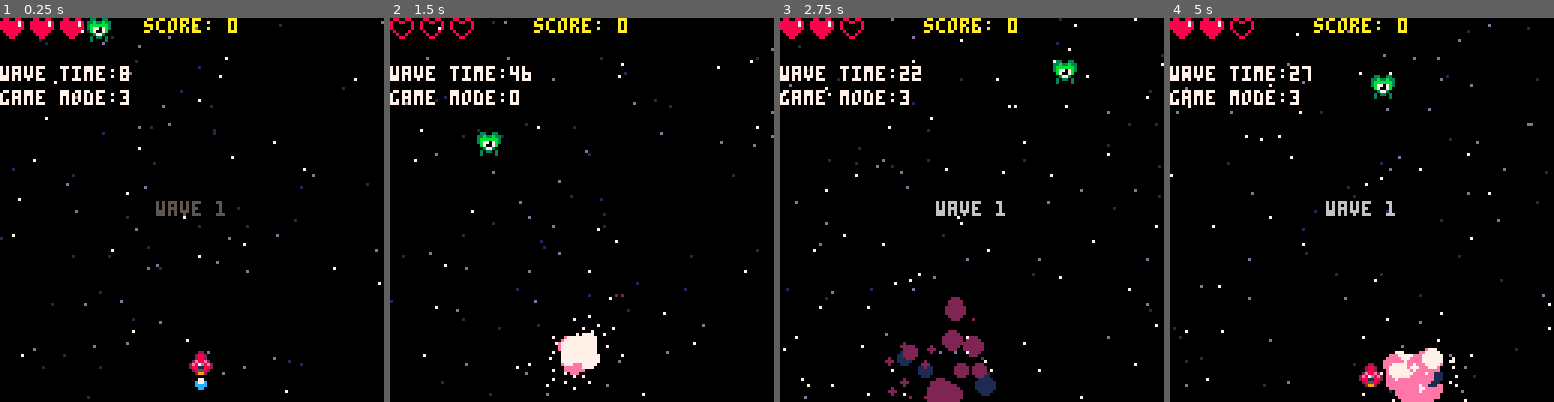
Above: before the commit, frames 1-4 (left to right).
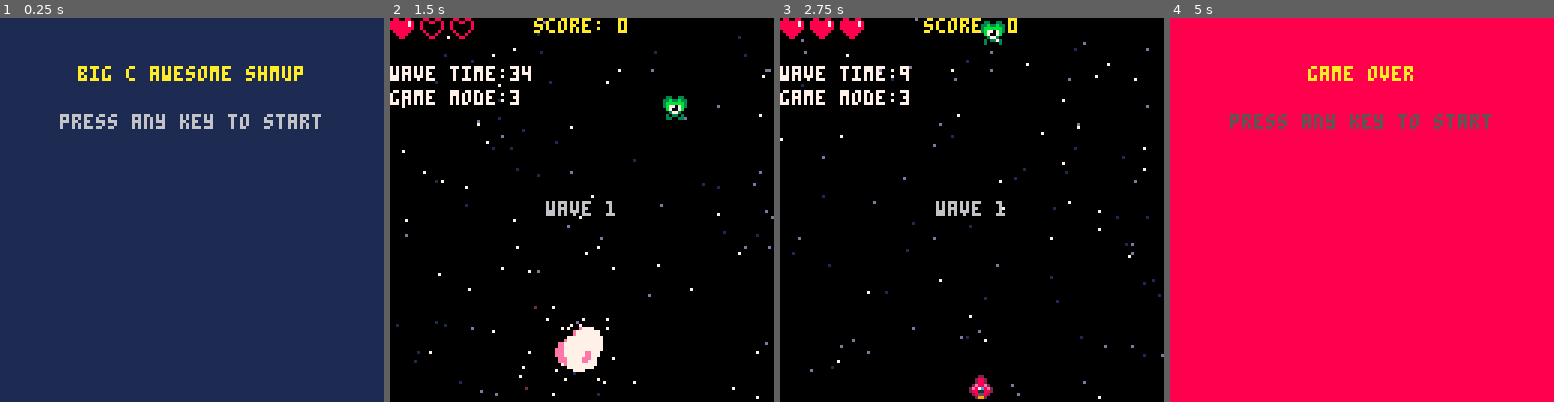
Above: after the commit, the same moments.

Repository: nascimento-cesar/pico-kombat-2
Game: PICO-8 cartridge shmup/shmup.p8
The game is run twice, just before and just after one commit, with the same random seed, the same clock (stepped at 60 frames per second) and the same inputs.
Inputs:
- Up to frame 1 (0.25 s): no input
- Up to frame 2 (1.5 s): tap O (Z key) at 0.33, 0.7, 1.43 s; tap X (X key) at 1.07 s
- Up to frame 3 (2.75 s): hold Left 1.97-2.37 s; tap X (X key) at 2.07, 2.4, 2.73 s; tap O (Z key) at 2.22 s; hold Down from 2.42 s (still down)
- Up to frame 4 (5 s): release Down at 2.82 s; hold Right 2.87-3.53 s; tap X (X key) every 0.33 s from 3.07 to 4.73 s; tap O (Z key) at 3.1, 3.98, 4.87 s; hold Up 3.58-4.08 s; hold Right 4.13-4.53 s; hold Down from 4.58 s (still down)

The runs differ from the first frame. In frame 1, 100% of the frame differs, in the area x 0-100%, y 0-100%; in frame 2, 2.9%; in frame 3, 4.2%; in frame 4, 99%.

Commit message:
feat(shmup): create victory screen

Diff:
--- a/shmup/draw.lua
+++ b/shmup/draw.lua
@@ -7,6 +7,8 @@
     draw_game_over()
   elseif is_wave_mode() then
     draw_wave()
+  elseif is_victory_mode() then
+    draw_victory()
   end
 end
 
@@ -48,6 +50,17 @@
   end
 end
 
+function draw_victory()
+  cls()
+  local s = "congratulations"
+  print(s, hcenter(s), vcenter(s), text_blink_color)
+  text_blink_color += .4
+
+  if text_blink_color > 7 then
+    text_blink_color = 5
+  end
+end
+
 function draw_init_instructions()
   local instructions = "press any key to start"
   print(instructions, hcenter(instructions), tile_h * 4, text_blink_color)
--- a/shmup/init.lua
+++ b/shmup/init.lua
@@ -26,13 +26,17 @@
   invincibility_frames = 0
   current_wave = 1
   wave_time = 0
+  max_waves = 3
+  default_wave_time = 45
+  start_button_released = false
   modes = {
     game = 0,
     start = 1,
     over = 2,
-    wave = 3
+    wave = 3,
+    victory = 4
   }
-  current_mode = modes.wave
+  current_mode = modes.start
   game_title = "big c awesome shmup"
   text_blink_color = 5
 end
--- a/shmup/update.lua
+++ b/shmup/update.lua
@@ -1,16 +1,14 @@
 function _update()
-  if is_game_mode() then
+  if is_start_mode() then
+    update_start()
+  elseif is_game_mode() then
     update_game()
-  elseif is_start_mode() then
-    update_start()
   elseif is_wave_mode() then
     update_wave()
   elseif is_game_over_mode() then
     update_game_over()
-  end
-
-  if btnp(🅾️) then
-    explode_ship()
+  elseif is_victory_mode() then
+    update_victory()
   end
 end
 
@@ -25,7 +23,7 @@
 end
 
 function update_start()
-  if any_key_pressed() then
+  if handle_start_button_pressed() then
     start_game()
   end
 end
@@ -34,14 +32,20 @@
   update_game()
   wave_time += 1
 
-  if wave_time > 45 then
+  if wave_time > default_wave_time then
     current_mode = modes.game
   end
 end
 
 function update_game_over()
-  if any_key_pressed() then
+  if handle_start_button_pressed() then
     start_game()
+  end
+end
+
+function update_victory()
+  if handle_start_button_pressed() then
+    current_mode = modes.start
   end
 end
 
@@ -72,6 +76,10 @@
     ship.y -= ship.speed
   elseif btn(⬇️) then
     ship.y += ship.speed
+  end
+
+  if btnp(🅾️) then
+    explode_ship()
   end
 end
 
@@ -115,12 +123,27 @@
           create_particle(enemy, particle_palletes.enemy)
           del(enemies, enemy)
           score += enemy.points
-          set_enemies()
+
+          if #enemies == 0 then
+            start_next_wave()
+          end
         end
       end
     end
 
     bullet.y -= bullet_speed
+  end
+end
+
+function start_next_wave()
+  current_wave += 1
+
+  if current_wave <= max_waves then
+    current_mode = modes.wave
+    wave_time = 0
+    set_enemies()
+  else
+    current_mode = modes.victory
   end
 end
 
@@ -254,3 +277,18 @@
   ship.x = initial_x
   ship.y = initial_y
 end
+
+function handle_start_button_pressed()
+  if btn(❎) == false and btn(🅾️) == false then
+    start_button_released = true
+  end
+
+  if start_button_released then
+    if btnp(❎) or btnp(🅾️) then
+      start_button_released = false
+      return true
+    end
+  end
+
+  return false
+end
--- a/shmup/utils.lua
+++ b/shmup/utils.lua
@@ -1,7 +1,3 @@
-function any_key_pressed()
-  return btnp() > 0
-end
-
 function hcenter(s)
   return 64 - #s * 2
 end
@@ -30,8 +26,13 @@
   return current_mode == modes.wave
 end
 
+function is_victory_mode()
+  return current_mode == modes.victory
+end
+
 function start_game()
   _init()
+  current_mode = modes.wave
 end
 
 function random_axis()
